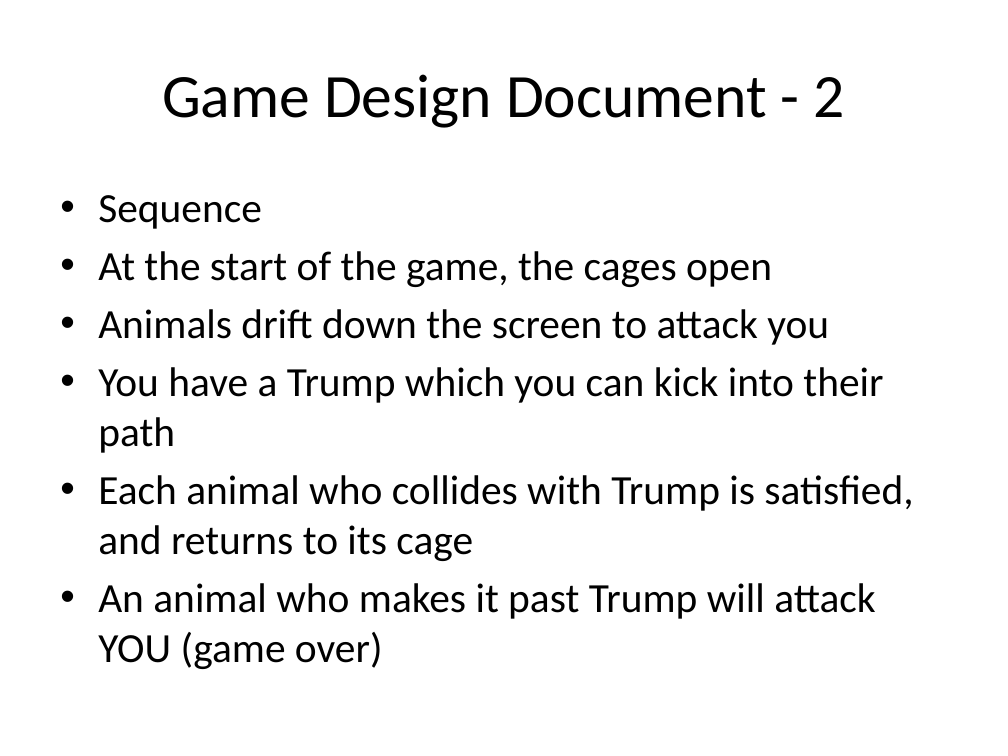
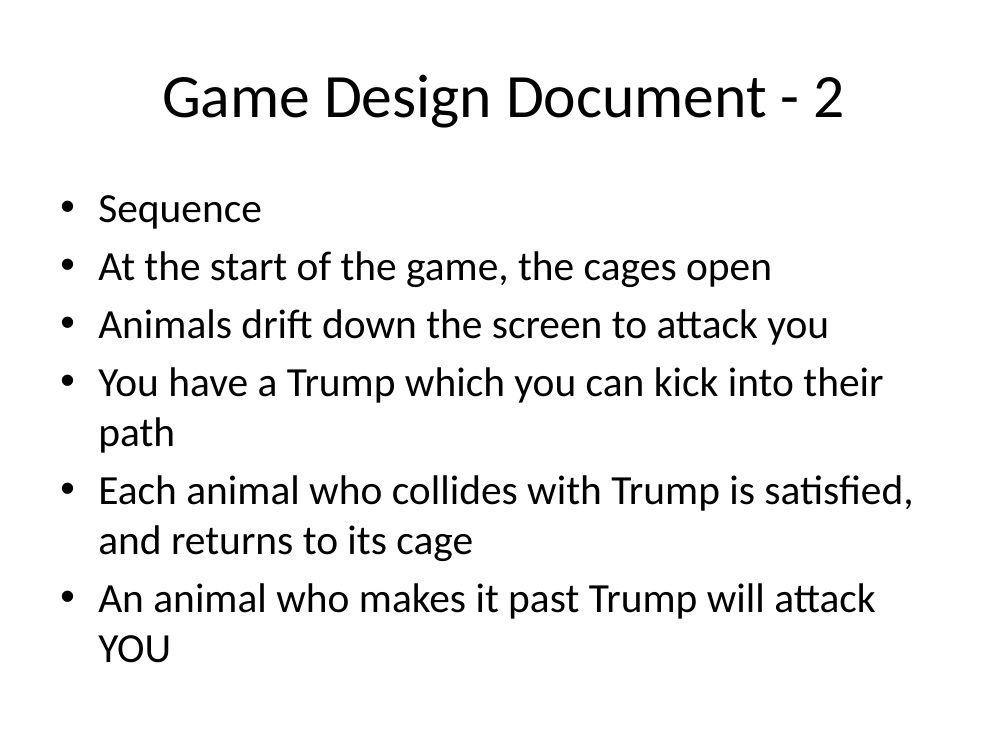
Before and after one commit to javisaurusrex/zookillsoccer, a slide deck: slide 3 of assets/game architecture/ZooKill Soccer Game Design Document.pptx (slide 4 before the commit). Drawn at 1008x756 pixels with LibreOffice and Linux fonts; fonts in the diff are those of the drawing. Boxes give left, top, right and bottom in pixels: in the first picture for what was removed or moved away, otherwise in the second. Text is boxed around its words. In the diff, an @@ line names an element or a change of style, - is before the commit and + after.

```diff
--- a/assets/game architecture/ZooKill Soccer Game Design Document.pptx
+++ b/assets/game architecture/ZooKill Soccer Game Design Document.pptx
@@ text at [98, 583, 875, 663]: text changed @@
-• An animal who makes it past Trump will attack YOU (game over)
+• An animal who makes it past Trump will attack YOU
```
Also in this commit, not shown: 4 other slides changed, 10 slides added, 3 slides removed, 17 other files.
